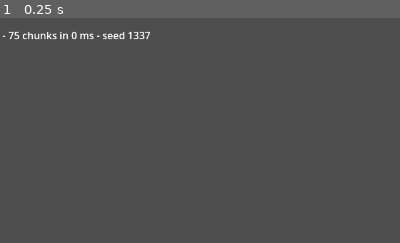
Above: before the commit, frame 1.
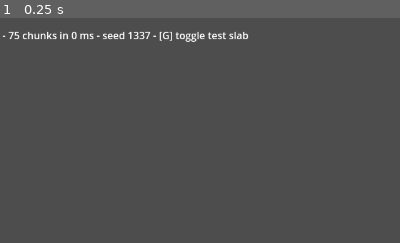
Above: after the commit, the same moment.

Repository: FrostyyTiger/Kubik
Game: Godot game, scene res://scenes/game.tscn
Same seed, same stepped clock (60 frames per second), same inputs: the game is played once before the commit and once after it. This scene is started directly instead of the project's main scene.
Inputs:
- Up to frame 1 (0.25 s): no input
The pictures show only the part of the screen within x 10-60%, y 0-50%; the shares and areas given below are measured in that part.

The runs differ from the first frame. In frame 1, 0.4% of the frame differs, in the area x 38-62%, y 6-11%.

Commit message:
feat(world): host-authoritative block edit path
Every voxel change goes through one route: request -> host validates -> host
applies -> host broadcasts the diff. Clients never write to their own chunks,
not even optimistically. The host skips the network but lands in the same
_host_apply_edit function, so authority logic exists exactly once.

Identity comes from multiplayer.get_remote_sender_id, which the network layer
assigns and a client cannot forge - so any future permission or reach check
has a trustworthy subject. The broadcast is declared @rpc("authority"), which
makes Godot itself reject a block diff sent by anyone but peer 1.

_edits accumulates every accepted change. It is the whole difference between
the seed's world and the real one, and therefore exactly what a late joiner
needs replayed - apply_edit_snapshot is already in place for that.

Editing a block on a chunk face also changes which of the NEIGHBOUR's faces
are exposed, so up to three neighbouring chunks are remeshed. Skipping that
leaves holes along chunk seams wherever someone digs near one.

Adds a temporary G key that stamps a 3x3 slab, so the whole chain can be
verified before we have raycasting: press it on the client and the blocks
appear on both machines.

Co-Authored-By: Claude Opus 5 (1M context) <noreply@anthropic.com>
Claude-Session: https://claude.ai/code/session_01UiSAFbDzRSimYc9Mx2DoXk

Diff:
--- a/scripts/game/game.gd
+++ b/scripts/game/game.gd
@@ -7,8 +7,14 @@
 ## machines generate byte-identical terrain with zero voxels on the wire.
 const DEBUG_SEED := 1337
 
+## Scaffolding: a fixed spot well above the terrain band, so the debug slab is
+## guaranteed to land in open air and be visible from anywhere.
+const DEBUG_SLAB_Y := 47
+
 @onready var _world: World = $World
 @onready var _status: Label = $HUD/Status
+
+var _slab_present := false
 
 
 func _ready() -> void:
@@ -20,7 +26,7 @@
 
 func _on_world_ready(chunk_count: int, elapsed_ms: int) -> void:
 	var role_name := "host" if Net.is_host() else "client"
-	_status.text = "%s (peer %d) - %d chunks in %d ms - seed %d" % [
+	_status.text = "%s (peer %d) - %d chunks in %d ms - seed %d - [G] toggle test slab" % [
 		role_name, Net.local_peer_id(), chunk_count, elapsed_ms, _world.world_seed]
 
 
@@ -28,3 +34,21 @@
 	if event.is_action_pressed("ui_cancel"):
 		Net.leave()
 		get_tree().change_scene_to_file("res://scenes/main_menu.tscn")
+		return
+
+	# TEMPORARY until we have block interaction (raycast + break/place).
+	# Exists so the authority chain can be verified end to end today: press G
+	# on the CLIENT and the slab still appears on both machines, because the
+	# client only sent a request and the host broadcast the result back.
+	if event is InputEventKey and event.pressed and not event.echo:
+		if event.physical_keycode == KEY_G:
+			_toggle_debug_slab()
+
+
+func _toggle_debug_slab() -> void:
+	_slab_present = not _slab_present
+	var id := Block.SNOW if _slab_present else Block.AIR
+	for x in range(-1, 2):
+		for z in range(-1, 2):
+			# Note: a request, not a write. Even the host goes through this.
+			_world.request_set_block(Vector3i(x, DEBUG_SLAB_Y, z), id)
--- a/scripts/world/world.gd
+++ b/scripts/world/world.gd
@@ -117,3 +117,138 @@
 	var da := a.x * a.x + a.z * a.z
 	var db := b.x * b.x + b.z * b.z
 	return da < db
+
+
+# --- The one and only voxel mutation path -----------------------------------
+#
+#   anyone: request_set_block()
+#      |                       \
+#      | (client) rpc to peer 1 | (host) direct call, no network
+#      v                       /
+#   host: _host_apply_edit()  ->  validate  ->  apply  ->  broadcast diff
+#                                                             |
+#                                          every client: _cl_apply_block()
+#
+# Clients never write to their own chunks, not even optimistically. If we ever
+# want prediction, it gets added here as an explicitly reconciled layer - not
+# by quietly letting a client mutate state.
+
+## Every accepted edit so far, world block position -> block id.
+##
+## This dictionary is the entire difference between "what the seed generates"
+## and "what the world actually looks like", which is exactly what a late
+## joiner needs replayed to catch up.
+var _edits := {}
+
+
+## Ask for a block change. Call this from anywhere; it is the only entry point.
+func request_set_block(world_block_pos: Vector3i, block_id: int) -> void:
+	if Net.is_host():
+		# Same destination as the RPC below, just without a round trip. The
+		# branch is about transport only - authority logic exists once.
+		_host_apply_edit(Net.local_peer_id(), world_block_pos, block_id)
+	else:
+		_srv_request_set_block.rpc_id(1, world_block_pos, block_id)
+
+
+## Sent by clients, executed on the host.
+@rpc("any_peer", "call_remote", "reliable")
+func _srv_request_set_block(world_block_pos: Vector3i, block_id: int) -> void:
+	if not Net.is_host():
+		return
+	# get_remote_sender_id() is assigned by the network layer, so a client
+	# cannot forge it. Any identity check must use this, never a peer id
+	# passed in the arguments.
+	_host_apply_edit(multiplayer.get_remote_sender_id(), world_block_pos, block_id)
+
+
+## Sent by the host, executed on every client.
+##
+## "authority" means Godot itself rejects this call unless it came from this
+## node's authority (peer 1). That is what stops one client from faking world
+## edits at another.
+@rpc("authority", "call_remote", "reliable")
+func _cl_apply_block(world_block_pos: Vector3i, block_id: int) -> void:
+	_edits[world_block_pos] = block_id
+	_apply_edit_locally(world_block_pos, block_id)
+
+
+## Snapshot of all edits, for sending to a joining player.
+func get_edits() -> Dictionary:
+	return _edits.duplicate()
+
+
+## Replay a snapshot. Used by a client once, right after it receives the seed.
+func apply_edit_snapshot(edits: Dictionary) -> void:
+	for pos in edits:
+		_edits[pos] = edits[pos]
+		_apply_edit_locally(pos, edits[pos])
+	print("[World] replayed %d edits from host" % edits.size())
+
+
+# --- Host-side authority ----------------------------------------------------
+
+func _host_apply_edit(sender_id: int, world_block_pos: Vector3i, block_id: int) -> void:
+	if not _validate_edit(sender_id, world_block_pos, block_id):
+		return
+	if not _apply_edit_locally(world_block_pos, block_id):
+		# Nothing changed (already that block), so nothing to tell anyone.
+		return
+	_edits[world_block_pos] = block_id
+	_cl_apply_block.rpc(world_block_pos, block_id)
+
+
+## The host says yes or no. Today the rules are minimal; reach distance,
+## tool checks and rate limiting all belong here later - one place, so a
+## client cannot route around them.
+func _validate_edit(_sender_id: int, world_block_pos: Vector3i, block_id: int) -> bool:
+	if block_id < 0 or block_id >= Block.NAMES.size():
+		return false
+	# Only edit chunks we actually have loaded, otherwise the edit would be
+	# silently lost when the chunk is generated later.
+	return has_chunk(Chunk.world_to_chunk(world_block_pos))
+
+
+# --- Local application (identical on host and clients) ----------------------
+
+func _apply_edit_locally(world_block_pos: Vector3i, block_id: int) -> bool:
+	var cpos := Chunk.world_to_chunk(world_block_pos)
+	var chunk: Chunk = _chunks.get(cpos)
+	if chunk == null:
+		return false
+
+	var l := Chunk.world_to_local(world_block_pos)
+	if not chunk.set_voxel(l.x, l.y, l.z, block_id):
+		return false
+
+	_remesh(cpos)
+	# A block on a chunk face changes which of the NEIGHBOUR's faces are
+	# exposed, so the neighbour needs rebuilding too. Forget this and you get
+	# holes along chunk seams whenever someone digs near one.
+	for neighbour in _boundary_neighbours(cpos, l):
+		_remesh(neighbour)
+	return true
+
+
+func _boundary_neighbours(cpos: Vector3i, local: Vector3i) -> Array[Vector3i]:
+	var out: Array[Vector3i] = []
+	var last := Chunk.SIZE - 1
+	if local.x == 0:
+		out.append(cpos + Vector3i(-1, 0, 0))
+	elif local.x == last:
+		out.append(cpos + Vector3i(1, 0, 0))
+	if local.y == 0:
+		out.append(cpos + Vector3i(0, -1, 0))
+	elif local.y == last:
+		out.append(cpos + Vector3i(0, 1, 0))
+	if local.z == 0:
+		out.append(cpos + Vector3i(0, 0, -1))
+	elif local.z == last:
+		out.append(cpos + Vector3i(0, 0, 1))
+	return out
+
+
+func _remesh(cpos: Vector3i) -> void:
+	var node: ChunkNode = _chunk_nodes.get(cpos)
+	if node != null:
+		node.rebuild(Callable(self, "is_solid_world"))
